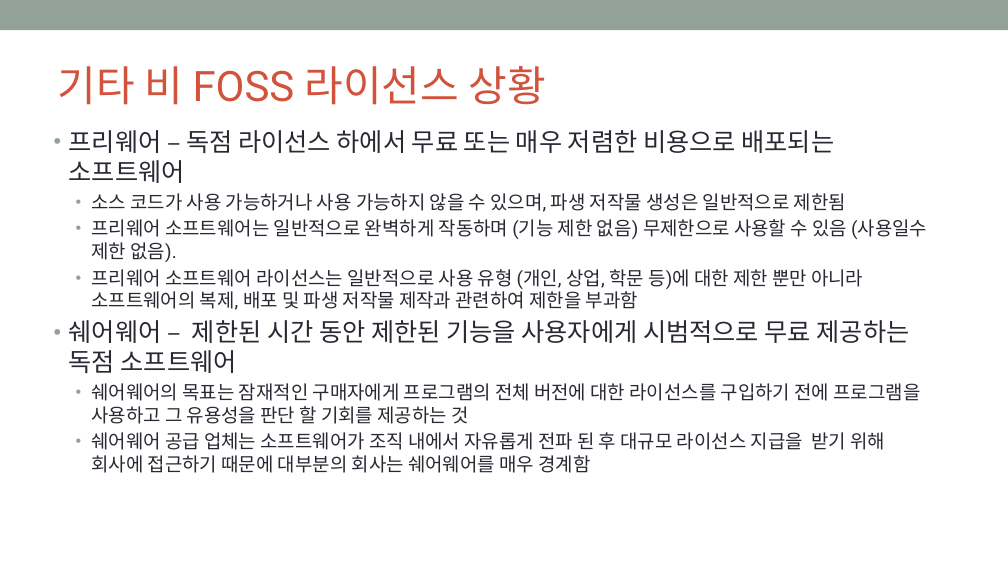
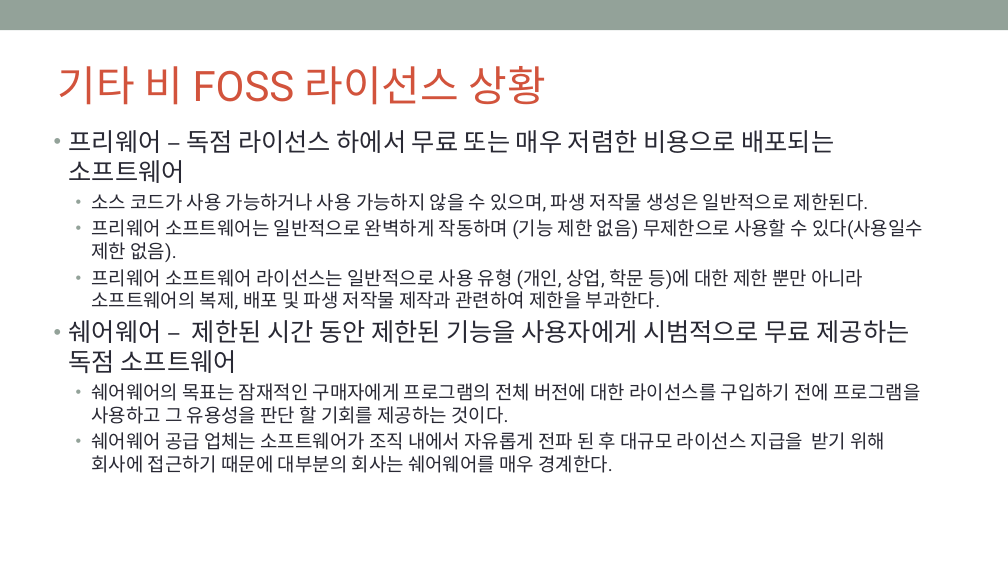
Before and after one commit to OpenChain-KWG/Curriculum-Translation-KR, a slide deck: slide 17 of target/slides/openchain-curriculum-for-1-1.pptx. Drawn at 1008x567 pixels with LibreOffice and Linux fonts; fonts in the diff are those of the drawing; background and template pictures are left out. Boxes give left, top, right and bottom in pixels: in the first picture for what was removed or moved away, otherwise in the second. Text is boxed around its words. In the diff, an @@ line names an element or a change of style, - is before the commit and + after.

```diff
--- a/target/slides/openchain-curriculum-for-1-1.pptx
+++ b/target/slides/openchain-curriculum-for-1-1.pptx
@@ text at bbox=[91, 193, 923, 310]: text changed @@
-  • 소스 코드가 사용 가능하거나 사용 가능하지 않을 수 있으며, 파생 저작물 생성은 일반적으로 제한됨
-  • 프리웨어 소프트웨어는 일반적으로 완벽하게 작동하며 (기능 제한 없음) 무제한으로 사용할 수 있음 (사용일수 제한 없음).
-  • 프리웨어 소프트웨어 라이선스는 일반적으로 사용 유형 (개인, 상업, 학문 등)에 대한 제한 뿐만 아니라 소프트웨어의 복제, 배포 및 파생 저작물 제작과 관련하여 제한을 부과함
+  • 소스 코드가 사용 가능하거나 사용 가능하지 않을 수 있으며, 파생 저작물 생성은 일반적으로 제한된다.
+  • 프리웨어 소프트웨어는 일반적으로 완벽하게 작동하며 (기능 제한 없음) 무제한으로 사용할 수 있다(사용일수 제한 없음).
+  • 프리웨어 소프트웨어 라이선스는 일반적으로 사용 유형 (개인, 상업, 학문 등)에 대한 제한 뿐만 아니라 소프트웨어의 복제, 배포 및 파생 저작물 제작과 관련하여 제한을 부과한다.
@@ text at bbox=[91, 383, 920, 473]: text changed @@
-  • 쉐어웨어의 목표는 잠재적인 구매자에게 프로그램의 전체 버전에 대한 라이선스를 구입하기 전에 프로그램을 사용하고 그 유용성을 판단 할 기회를 제공하는 것
-  • 쉐어웨어 공급 업체는 소프트웨어가 조직 내에서 자유롭게 전파 된 후 대규모 라이선스 지급을 받기 위해 회사에 접근하기 때문에 대부분의 회사는 쉐어웨어를 매우 경계함
+  • 쉐어웨어의 목표는 잠재적인 구매자에게 프로그램의 전체 버전에 대한 라이선스를 구입하기 전에 프로그램을 사용하고 그 유용성을 판단 할 기회를 제공하는 것이다.
+  • 쉐어웨어 공급 업체는 소프트웨어가 조직 내에서 자유롭게 전파 된 후 대규모 라이선스 지급을 받기 위해 회사에 접근하기 때문에 대부분의 회사는 쉐어웨어를 매우 경계한다.
```
Also in this commit, not shown: 35 other slides changed, 7 other files.
